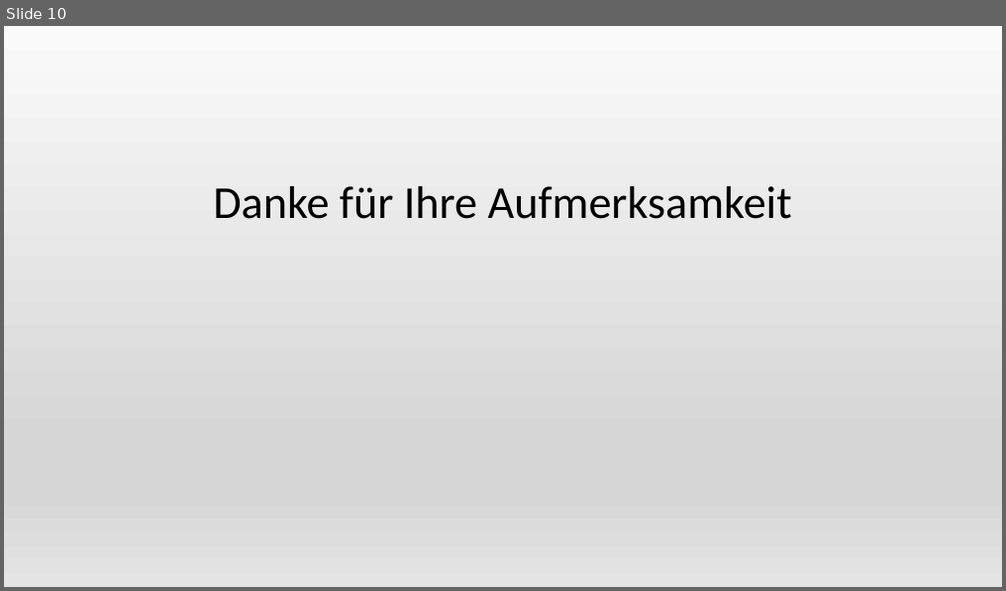
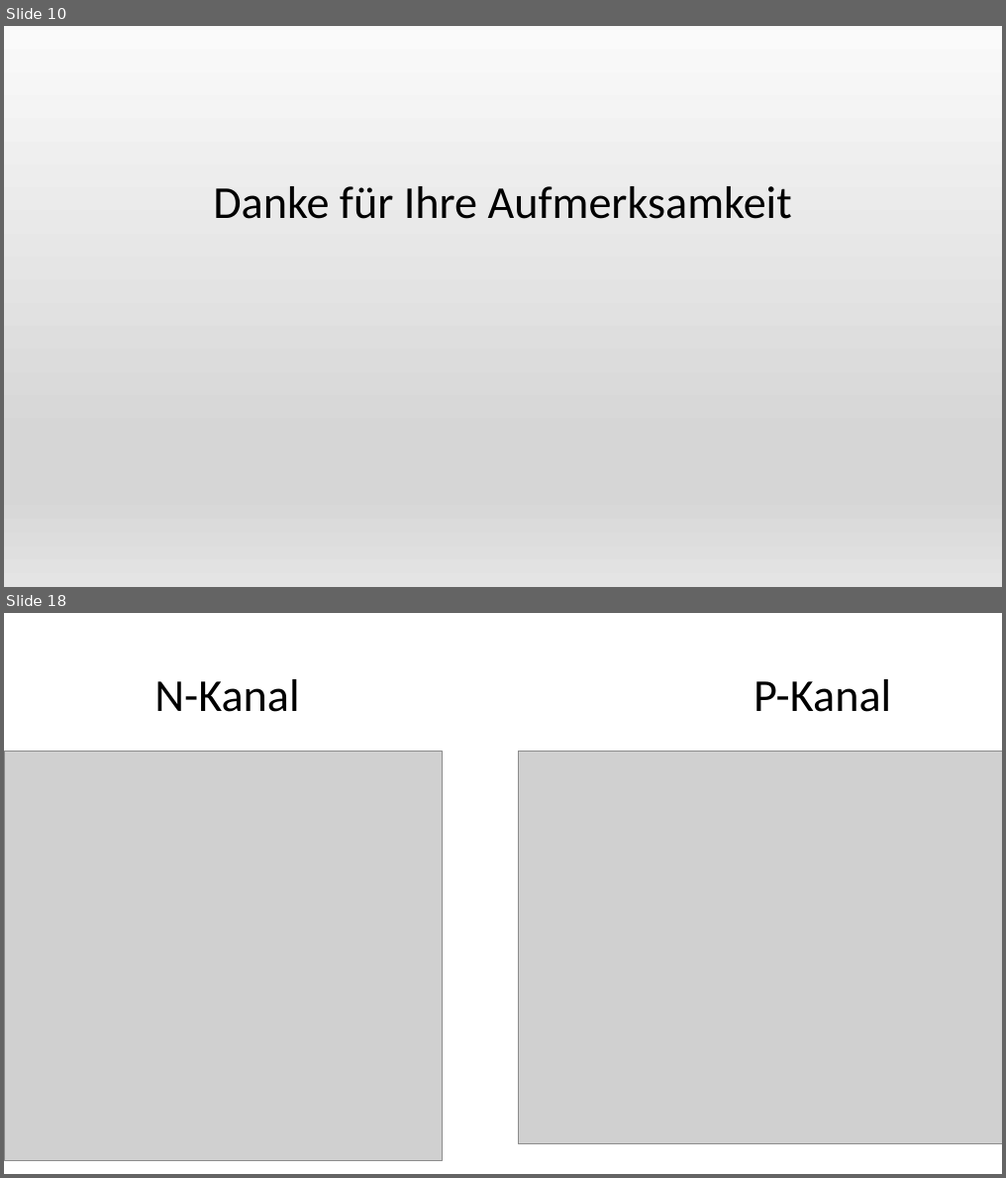
Before and after one commit to Katzenfuetterungsanlage/fuettr_prototype, a slide deck: Diplomarbeit/Powerpoint/Wolf.pptx. Shown one above the other, each under a label of ours: slide 10 before the commit, slides 10 and 18 after it; the slides between them are not shown. The pictures are 1006x591 and 1006x1178 pixels, drawn with LibreOffice and Linux fonts; fonts in the diff are those of the drawing; grey boxes stand for pictures. Boxes give left, top, right and bottom in pixels: in the first picture for what was removed or moved away, otherwise in the second. Text is boxed around its words. In the diff, an @@ line names an element or a change of style, - is before the commit and + after.

```diff
--- a/Diplomarbeit/Powerpoint/Wolf.pptx
+++ b/Diplomarbeit/Powerpoint/Wolf.pptx
@@ slide 18 added at [4, 613, 1002, 1174], background #FFFFFF @@
@@ title added at [154, 679, 891, 712], 44 pt, text #000000 @@
+N-Kanal P-Kanal
@@ picture added at [4, 752, 442, 1161] @@
@@ picture added at [519, 752, 1002, 1145] @@
```
Also in this commit, not shown: 4 slides changed, 8 other slides added, 1 slide removed, 1 other file.
